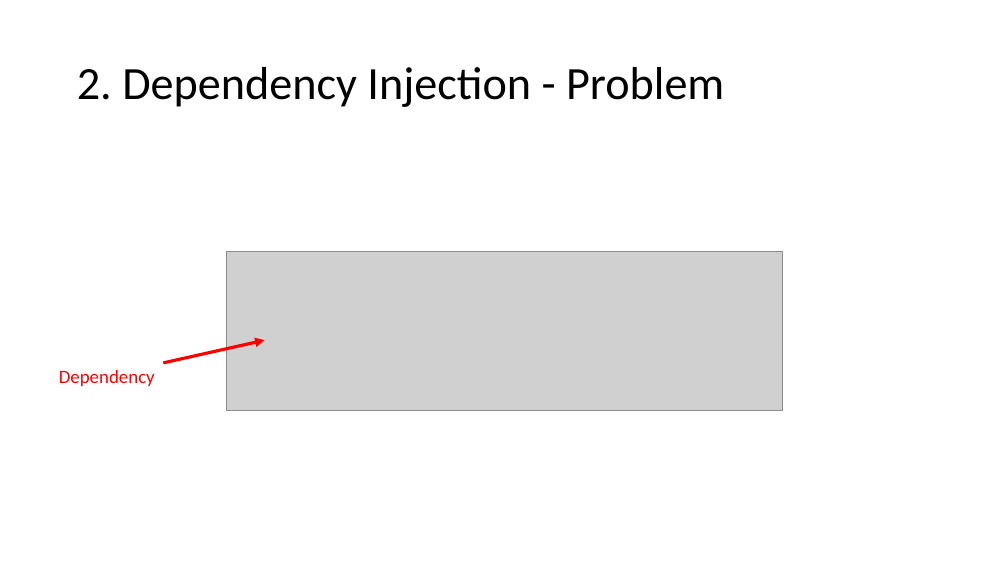
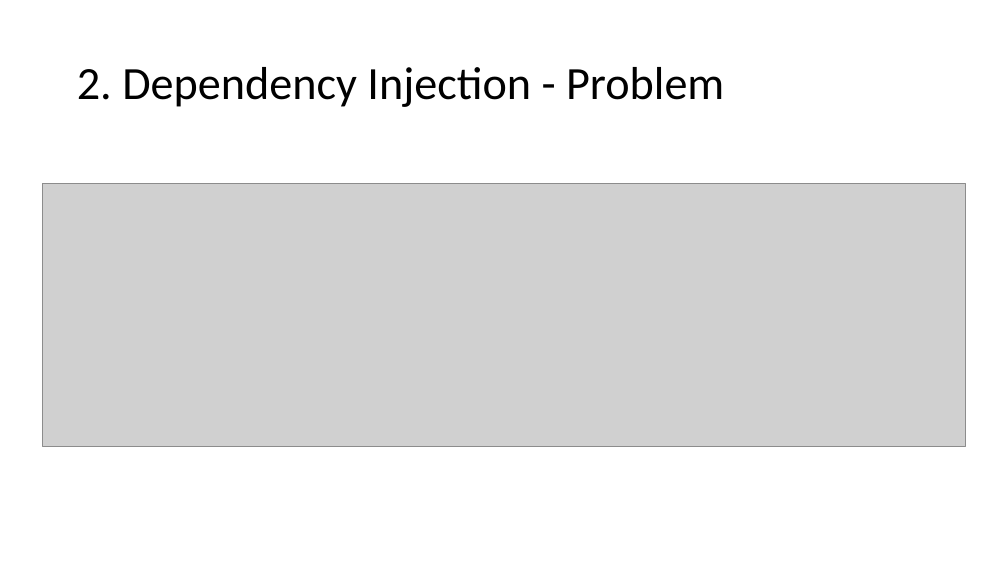
Before and after one commit to triplesix0209/dotnet.core, a slide deck: slide 3 of Document/Dev Guide.pptx. Drawn at 1008x567 pixels with LibreOffice and Linux fonts; fonts in the diff are those of the drawing; grey boxes stand for pictures. Boxes give left, top, right and bottom in pixels: in the first picture for what was removed or moved away, otherwise in the second. Text is boxed around its words. In the diff, an @@ line names an element or a change of style, - is before the commit and + after.

```diff
--- a/Document/Dev Guide.pptx
+++ b/Document/Dev Guide.pptx
@@ picture resized from (x1=226, y1=252, x2=783, y2=410) to (x1=42, y1=184, x2=966, y2=447) @@
@@ arrow removed from (163, 363) to (265, 340) @@
@@ text removed at (x1=59, y1=370, x2=155, y2=386) @@
-Dependency
```
Also in this commit, not shown: 11 other slides changed, 1 other file.
